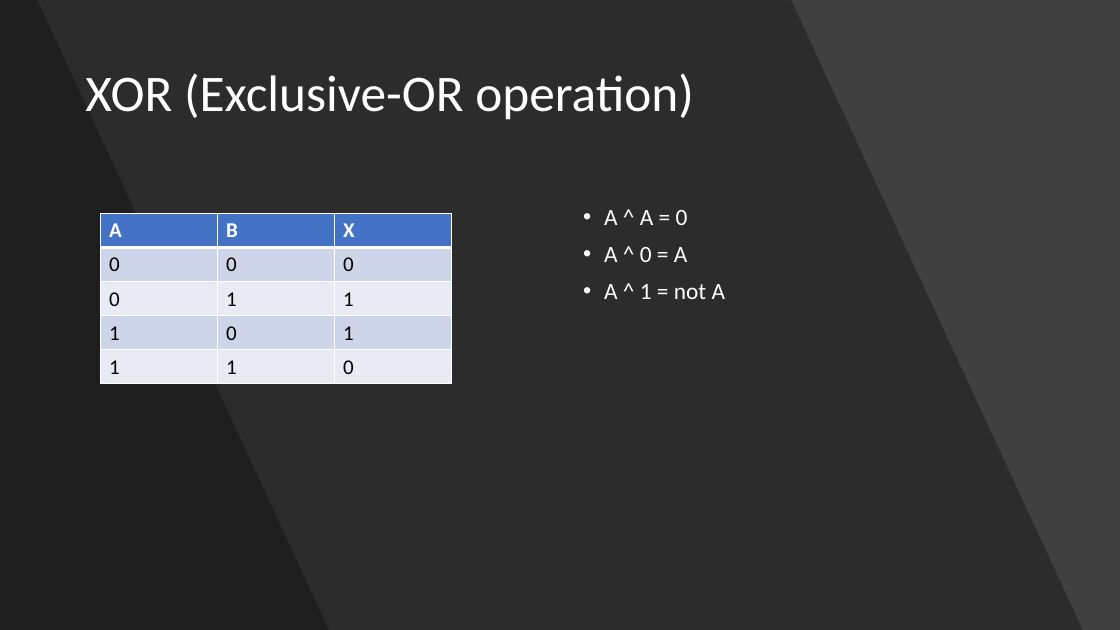
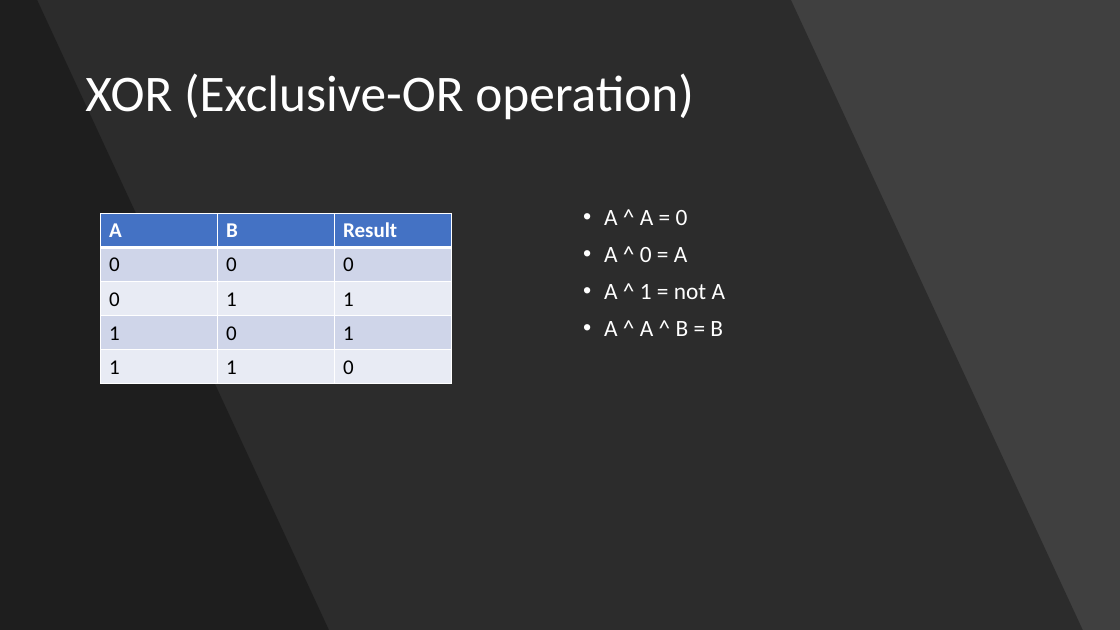
Before and after one commit to DoZ10/crypto, a slide deck: slide 12 of Breaking AES like a Bowsss !.pptx (slide 27 before the commit). Drawn at 1120x630 pixels with LibreOffice and Linux fonts; fonts in the diff are those of the drawing. Boxes give left, top, right and bottom in pixels: in the first picture for what was removed or moved away, otherwise in the second. Text is boxed around its words. In the diff, an @@ line names an element or a change of style, - is before the commit and + after.

```diff
--- a/Breaking AES like a Bowsss !.pptx
+++ b/Breaking AES like a Bowsss !.pptx
@@ table at [101, 213, 451, 384] @@
-row 1, column 3: X
+row 1, column 3: Result
@@ text at [604, 321, 723, 336]: paragraph added @@
+• A ^ A ^ B = B
```
Also in this commit, not shown: 2 other slides changed, 2 slides added, 3 other files.
